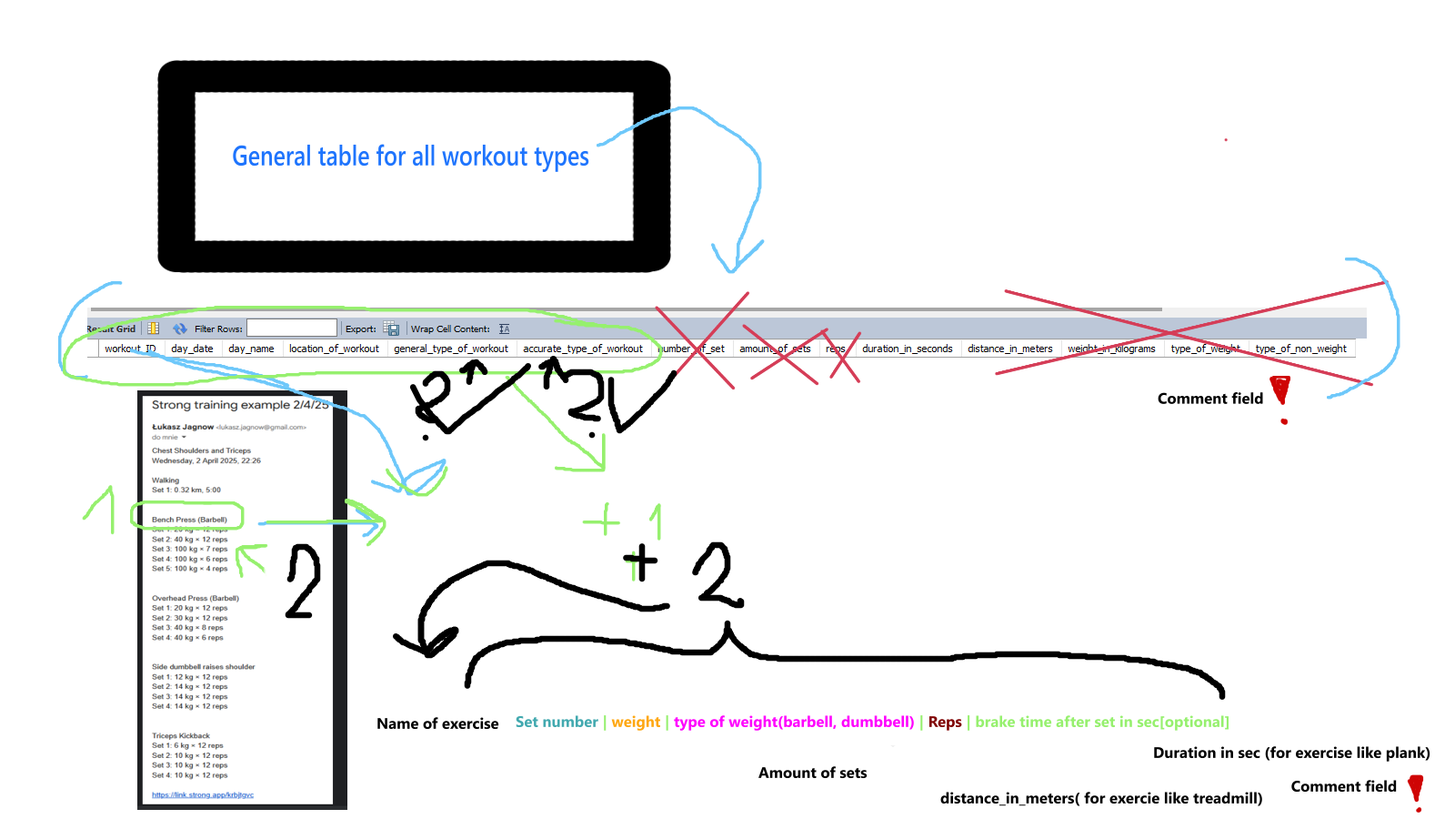
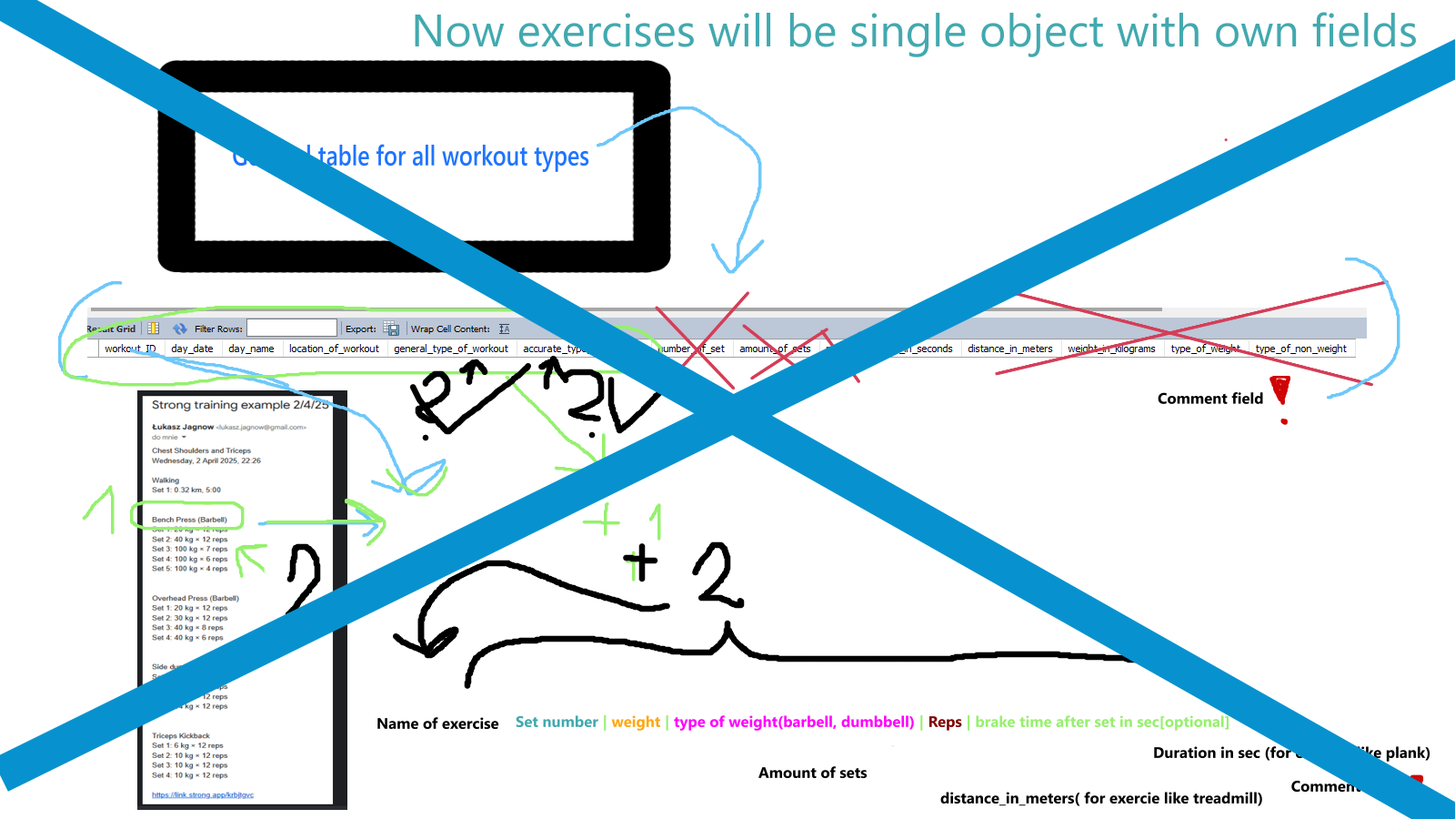
Layer changes from the first 1455x819 image to the second:
painted on "Paint Layer 3 (pasted)" over [34, 38, 1455, 819]
painted on "Paint Layer 2 (pasted)" over [0, 0, 1398, 806]
painted on "Background" over [1106, 11, 1455, 815]
